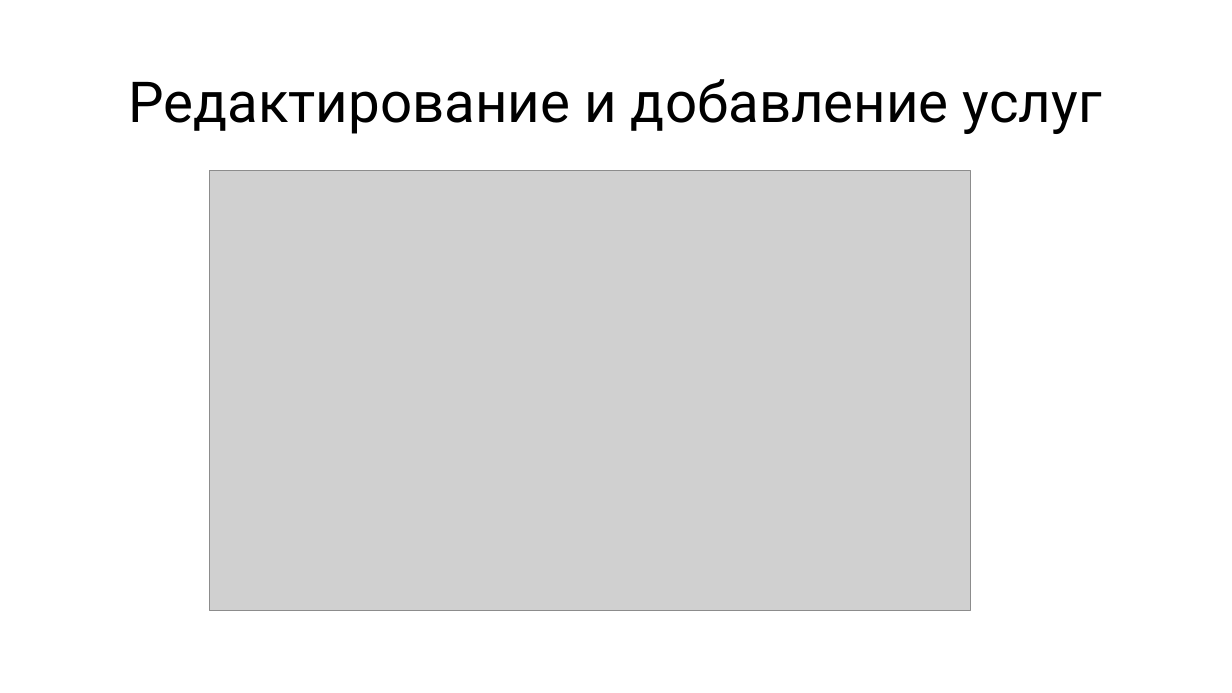
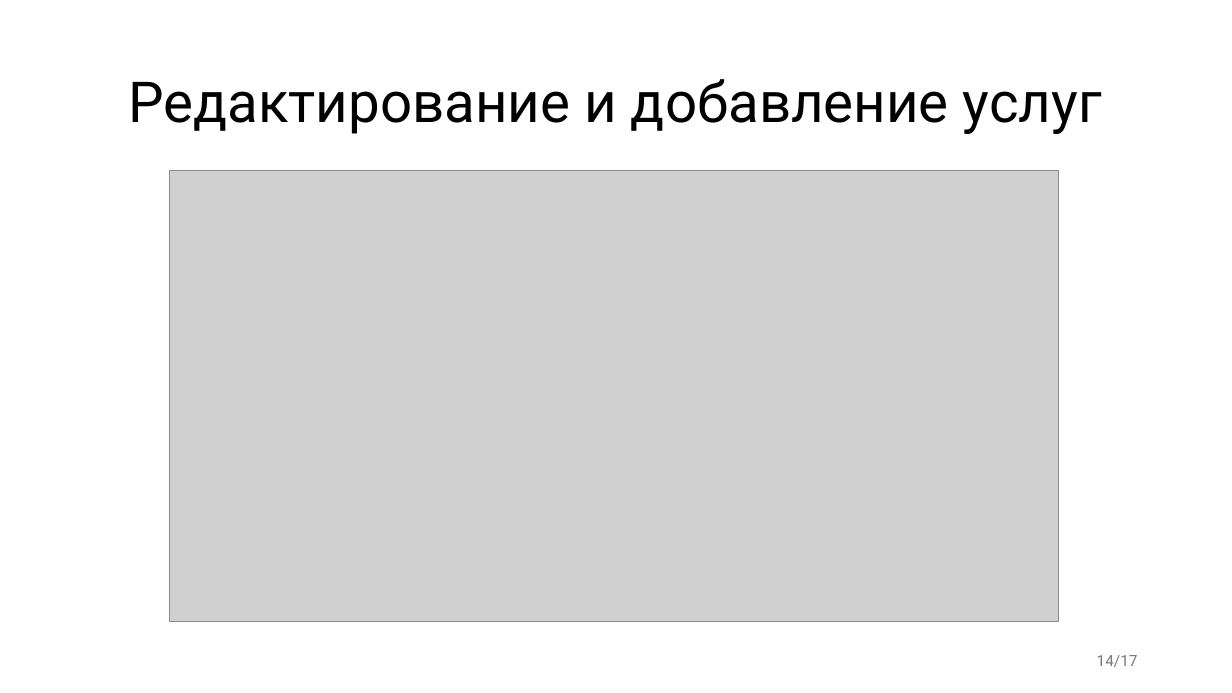
Before and after one commit to BirdManl/-zoo-, a slide deck: slide 14 of Пз+презентация/презентация .pptx. Drawn at 1232x693 pixels with LibreOffice and Linux fonts; fonts in the diff are those of the drawing; grey boxes stand for pictures. Boxes give left, top, right and bottom in pixels: in the first picture for what was removed or moved away, otherwise in the second. Text is boxed around its words. In the diff, an @@ line names an element or a change of style, - is before the commit and + after.

```diff
--- a/Пз+презентация/презентация .pptx
+++ b/Пз+презентация/презентация .pptx
@@ picture: place and size @@
-picture at bbox=[209, 171, 970, 611]
+picture at bbox=[169, 171, 1059, 622]
@@ page number added at bbox=[1097, 655, 1138, 667], 12 pt, text #797979 @@
+14/17
```
Also in this commit, not shown: 14 other slides changed, 2 other files.
